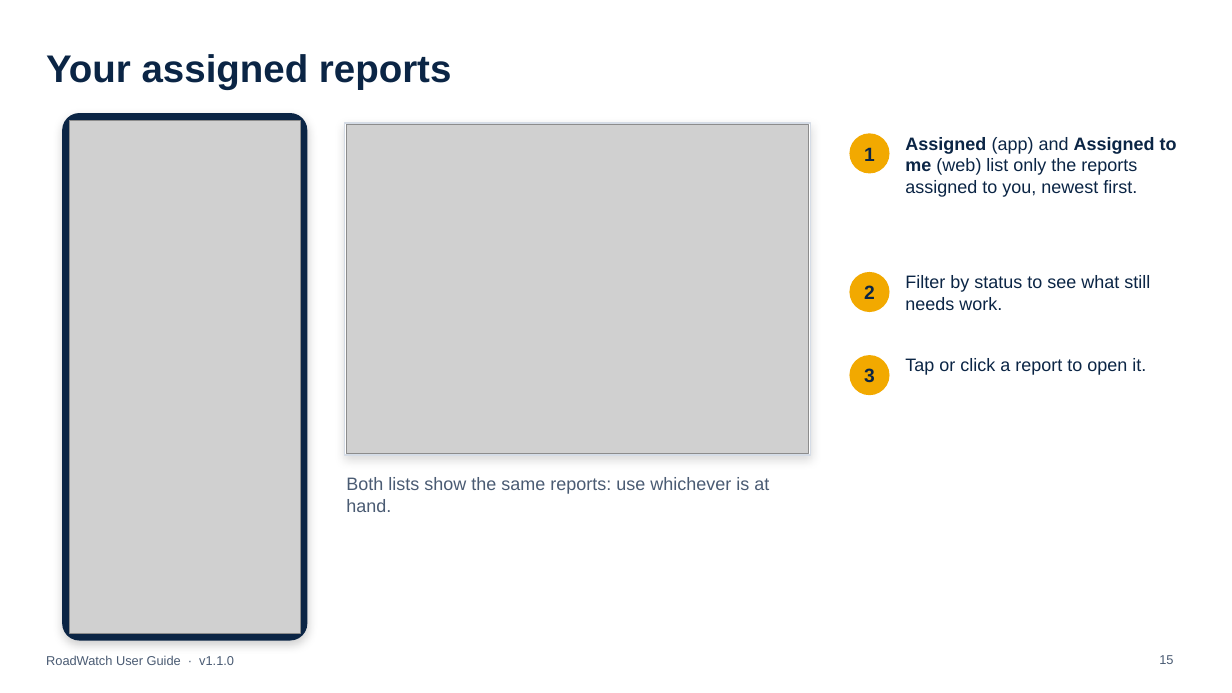
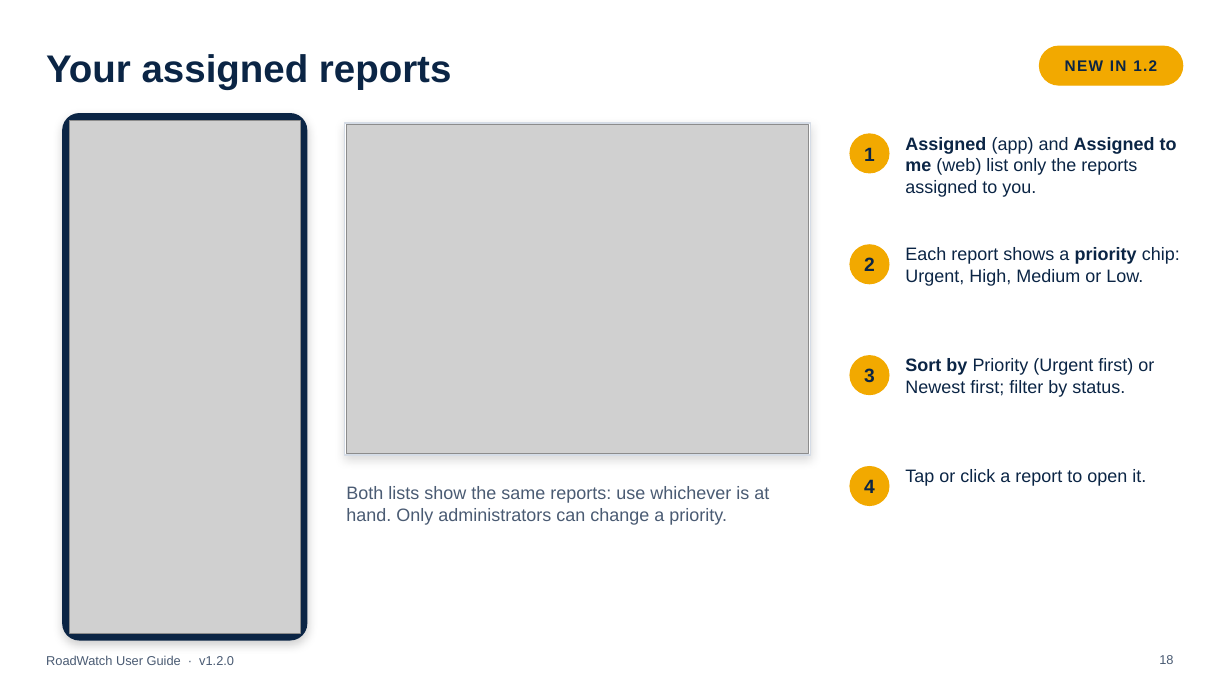
Before and after one commit to l3n8n-ocd/roadwatch, a slide deck: slide 18 of docs/user-guide/RoadWatch-User-Guide.pptx (slide 15 before the commit). Drawn at 1232x693 pixels with LibreOffice and Linux fonts; fonts in the diff are those of the drawing; grey boxes stand for pictures. Boxes give left, top, right and bottom in pixels: in the first picture for what was removed or moved away, otherwise in the second. Text is boxed around its words. In the diff, an @@ line names an element or a change of style, - is before the commit and + after.

Commit message:
docs: PowerPoint user guide v1.2.0 for every role: what is new, report priority, On duty and nearby alerts, confirm or reject on scene, Users toolbar, alert range, the Guide and Read aloud; new web and app addresses (#26)

```diff
--- a/docs/user-guide/RoadWatch-User-Guide.pptx
+++ b/docs/user-guide/RoadWatch-User-Guide.pptx
@@ rounded rectangle added at (1040,46,1183,85), fill #F2A900, outline #F2A900 1 pt @@
@@ text added at (1065,60,1157,71), 12 pt, text #0B2545, bold @@
+NEW IN 1.2
@@ text at (905,137,1177,197): text changed @@
-Assigned (app) and Assigned to me (web) list only the reports assigned to you, newest first.
+Assigned (app) and Assigned to me (web) list only the reports assigned to you.
@@ text "2": place and size @@
-text "2" at (864,285,875,299)
+text "2" at (864,257,875,271)
@@ ellipse: place and size @@
-ellipse at (850,273,889,311)
+ellipse at (850,245,889,284)
@@ text added at (905,247,1180,286), 14 pt, text #0B2545 @@
+Each report shows a priority chip: Urgent, High, Medium or Low.
@@ text removed at (905,275,1150,310) @@
-Filter by status to see what still needs work.
@@ text added at (905,358,1154,397), 14 pt, text #0B2545 @@
+Sort by Priority (Urgent first) or Newest first; filter by status.
@@ ellipse added at (850,467,889,506), fill #F2A900, outline #F2A900 1 pt @@
@@ text added at (864,479,875,493), 15 pt, text #0B2545, bold @@
+4
@@ text "Tap or click a report ...": place and size @@
-text "Tap or click a report ..." at (905,358,1146,375)
+text "Tap or click a report ..." at (905,469,1146,486)
@@ text at (346,486,769,525): text changed @@
-Both lists show the same reports: use whichever is at hand.
+Both lists show the same reports: use whichever is at hand. Only administrators can change a priority.
@@ text at (46,655,234,665): text changed @@
-RoadWatch User Guide · v1.1.0
+RoadWatch User Guide · v1.2.0
```
Also in this commit, not shown: 29 other slides changed, 9 slides added, 1 slide removed, 1 other file.
